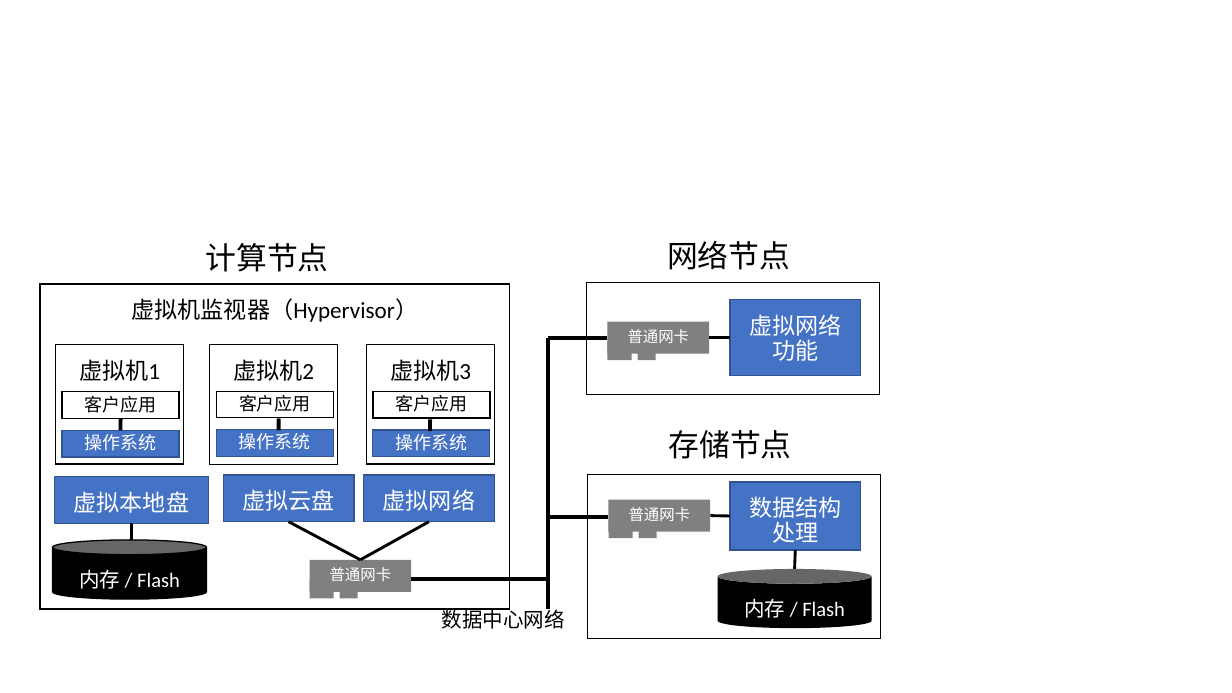
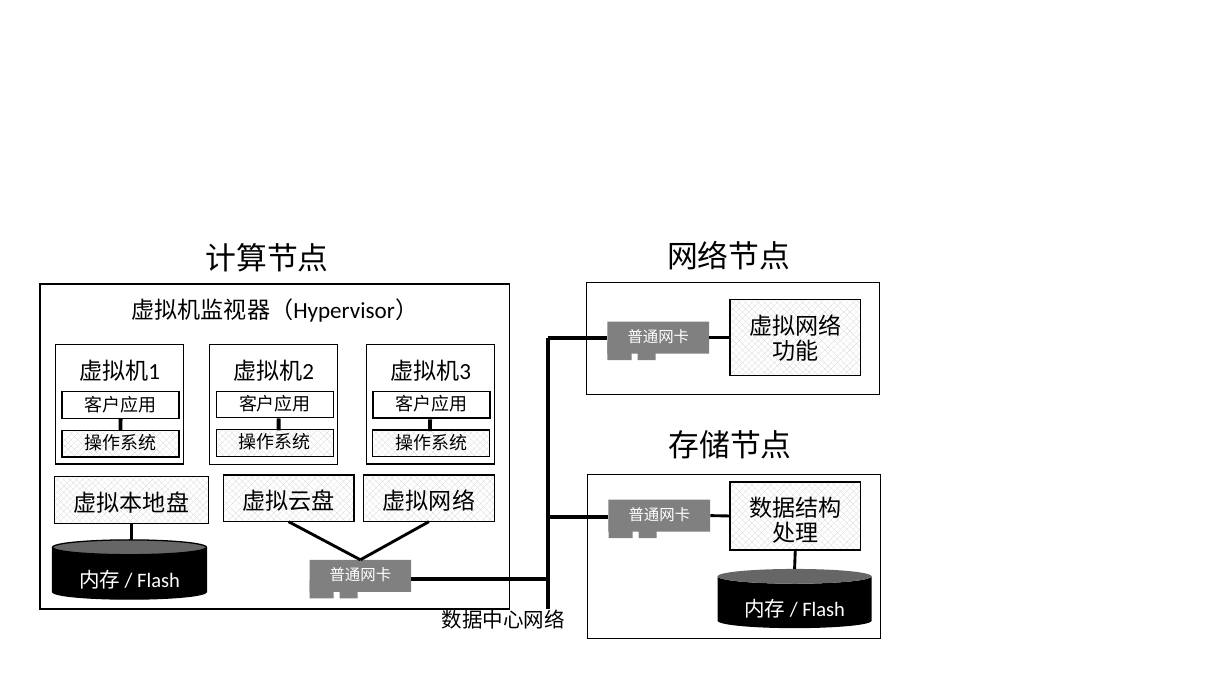
Before and after one commit to bojieli/thesis, a slide deck: slide 1 of figures/virt_arch.pptx. Drawn at 1232x693 pixels with LibreOffice and Linux fonts; fonts in the diff are those of the drawing. Boxes give left, top, right and bottom in pixels: in the first picture for what was removed or moved away, otherwise in the second. Text is boxed around its words. In the diff, an @@ line names an element or a change of style, - is before the commit and + after.

```diff
--- a/figures/virt_arch.pptx
+++ b/figures/virt_arch.pptx
@@ text colour #FFFFFF to #000000; fill #4472C4 to pattern #D0CECE on #FFFFFF; outline #325491 1 pt to #000000 1 pt in 8 elements at (x1=55, y1=477, x2=209, y2=523), (x1=224, y1=475, x2=355, y2=521), (x1=363, y1=475, x2=494, y2=521), (x1=730, y1=299, x2=861, y2=376), (x1=730, y1=482, x2=861, y2=550), (x1=62, y1=431, x2=179, y2=457), (x1=216, y1=430, x2=334, y2=457), (x1=373, y1=430, x2=491, y2=457) @@
```
Also in this commit, not shown: 7 other files.
